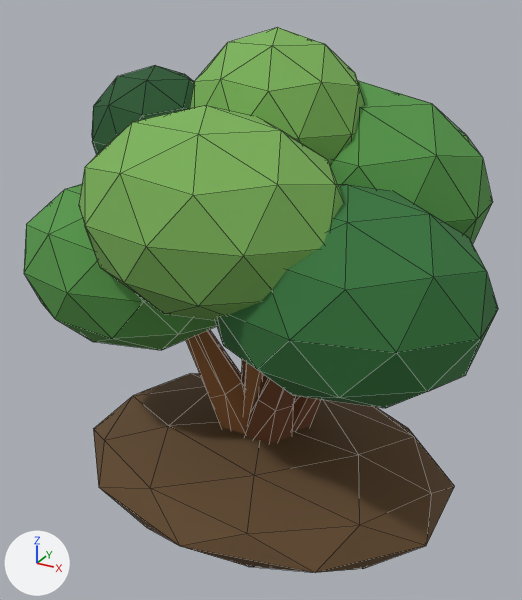
A saved change to the glTF model client/models/Normal_Bush.glb.
One viewpoint serves both versions: a 50 mm lens placed at (1.092, -2.002, 1.743), pointed at (0.006, -0.027, 0.756). The axes (+X, +Y, +Z) are drawn at lower left. The lights are the same throughout. The older version comes first. Mesh edges are drawn as thin lines. Vertices at exactly the same position are counted once.

Before the edit, the objects in view are built like this:
```python
me_icosphere_008 = bpy.data.meshes.new('Icosphere.008')
me_icosphere_008.from_pydata(...)  # 476 vertices, 880 faces; spans x -0.83..0.79, y -0.62..0.56, z -0.16..1.52
# faces by material slot: [80, 176, 64, 160, 160, 160, 80]
me_icosphere_008.materials.append(mat_base_soil___normal_bush)  # brown #61482c
me_icosphere_008.materials.append(mat_stems_light___normal_bush)  # brown #905d32
me_icosphere_008.materials.append(mat_stems___normal_bush)  # brown #6f4224
me_icosphere_008.materials.append(mat_leaves_mid___normal_bush)  # green #559748
me_icosphere_008.materials.append(mat_leaves_deep___normal_bush)  # dark green #35763c
me_icosphere_008.materials.append(mat_leaves_highlight___normal_bush)  # green #7cb359
me_icosphere_008.materials.append(mat_leaves_shadow___normal_bush)  # dark green #24572f
ob_normal_bush_lowpoly = bpy.data.objects.new('Normal_Bush_LowPoly', me_icosphere_008)
ob_normal_bush_lowpoly.location = (0.0, 0.0, 0.1)
```
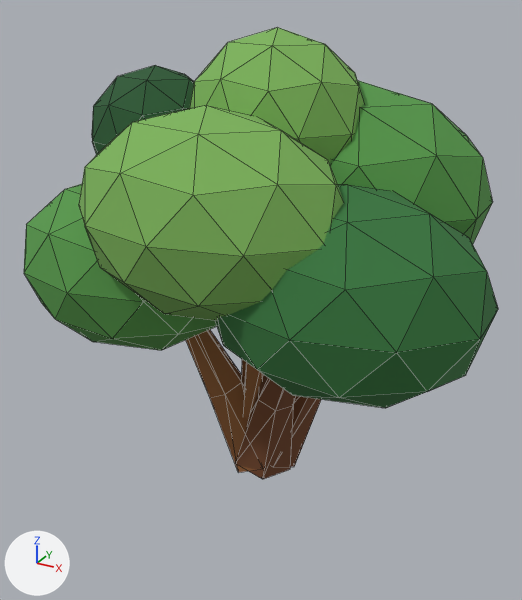
Pixel boxes (x1, y1, x2, y2) of what changed, in the pictures (522 x 600 px):
'Normal_Bush_LowPoly', reshaped (17% shorter): before (24, 27, 498, 573); after (24, 27, 498, 479)
part 1 of me_icosphere_008, deleted (brown): before (93, 373, 455, 573)

The change, as a list of edits to the scene's bpy script:
```text
Change me_icosphere_008:
    used by ob_normal_bush_lowpoly; location = (0.0, 0.0, 0.1)
    remove me_icosphere_008.from_pydata(...)  # 476 vertices, 880 faces; spans x -0.83..0.79, y -0.62..0.56, z -0.16..1.52
    remove me_icosphere_008.materials.append(mat_base_soil___normal_bush)  # brown #61482c
    add me_icosphere_008.from_pydata(...)  # 434 vertices, 800 faces; spans x -0.83..0.79, y -0.62..0.56, z -0.05..1.52
    me_icosphere_008 part 1: the loose piece of 42 vertices spanning x -0.68..0.68, y -0.55..0.55, z -0.16..0.16 is deleted
```
